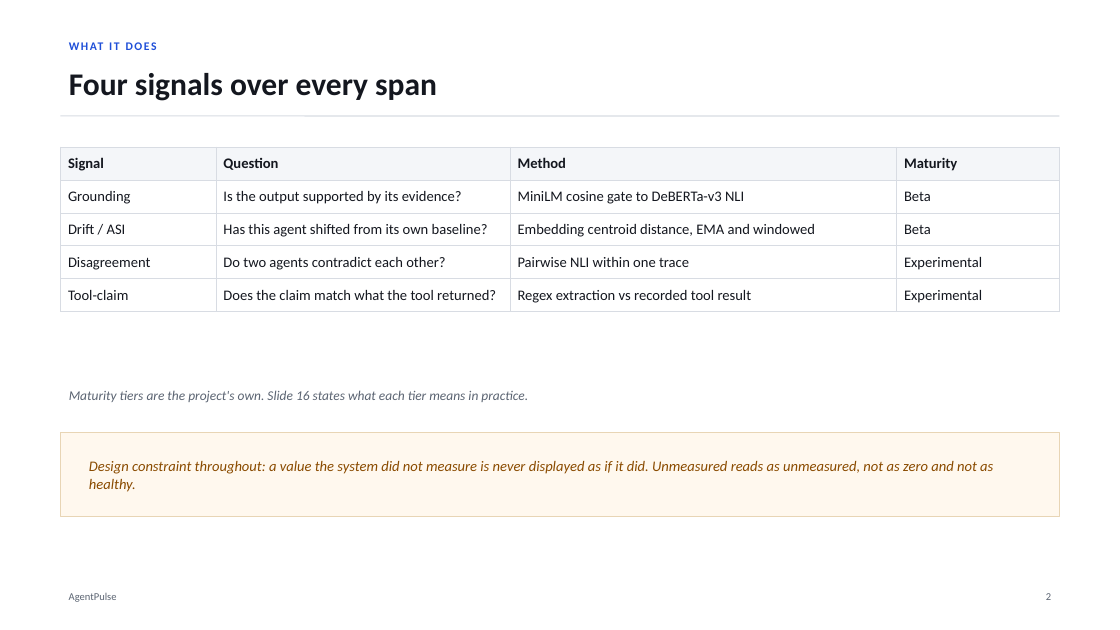
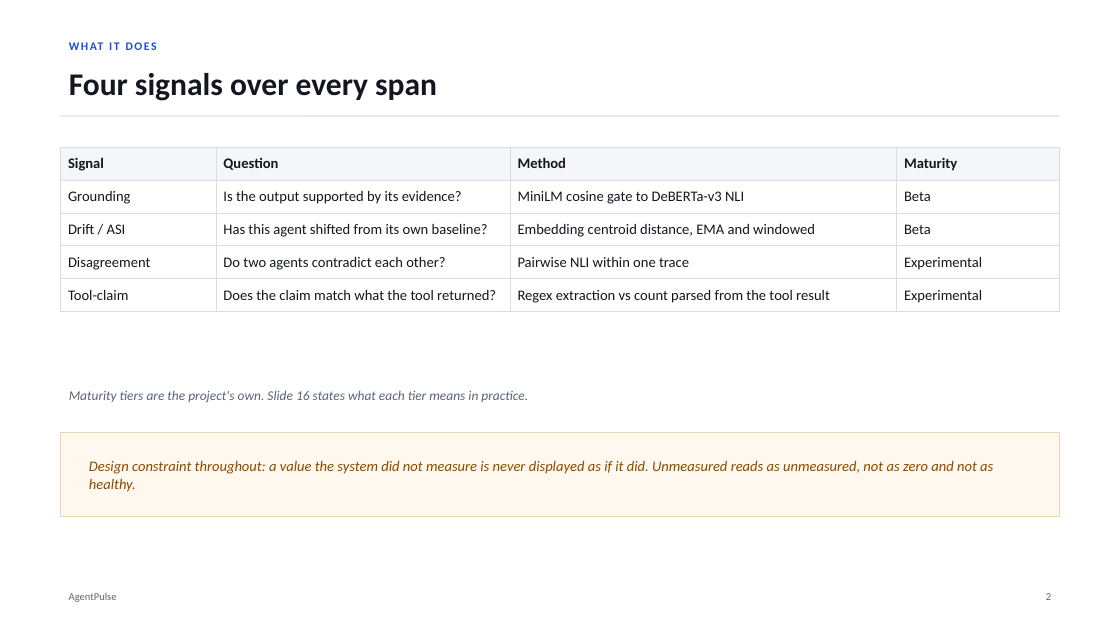
Before and after one commit to Soum-Code/agentpulse, a slide deck: slide 3 of presentation/AgentPulse_Project_Deck.pptx. Drawn at 1120x630 pixels with LibreOffice and Linux fonts; fonts in the diff are those of the drawing. Boxes give left, top, right and bottom in pixels: in the first picture for what was removed or moved away, otherwise in the second. Text is boxed around its words. In the diff, an @@ line names an element or a change of style, - is before the commit and + after.

Commit message:
docs: update both deliverables now that tool-claim fires
PR #3 made the tool-claim signal reachable, which invalidated three
statements in the deep dive and the deck. Both said the signal was inert,
that result_count was never populated, and that the simulator's
tool_mismatch scenario was dead code. All three are now false.

Section 9.4 of the deep dive keeps the history -- for most of the
project's life the signal could not fire, and across 1,328 evaluations no
span scored above zero -- then states what changed and the verified
result. The limits table drops the two fixed entries and keeps the one
that still holds: a claim must be narrated in prose with the count next
to the noun, so harnesses emitting structured tool_call fields are not
covered.

The deck's limits slide gets the same treatment, and the signals table
now says the tool result is parsed for a count rather than compared
against nothing.

The Telemetry Lab's scenario dropdown still labelled tool_mismatch as not
implemented server-side; it now describes what the scenario does.

Verified: PDF 11 pages, deck 18 slides with no off-canvas shapes, none of
the three stale claims survive in either, and the spot-checked figures
are unchanged.

```diff
--- a/presentation/AgentPulse_Project_Deck.pptx
+++ b/presentation/AgentPulse_Project_Deck.pptx
@@ table at [60,147,1060,307] @@
-row 5, column 3: Regex extraction vs recorded tool result
+row 5, column 3: Regex extraction vs count parsed from the tool result
```
Also in this commit, not shown: 1 other slide changed, 4 other files.
